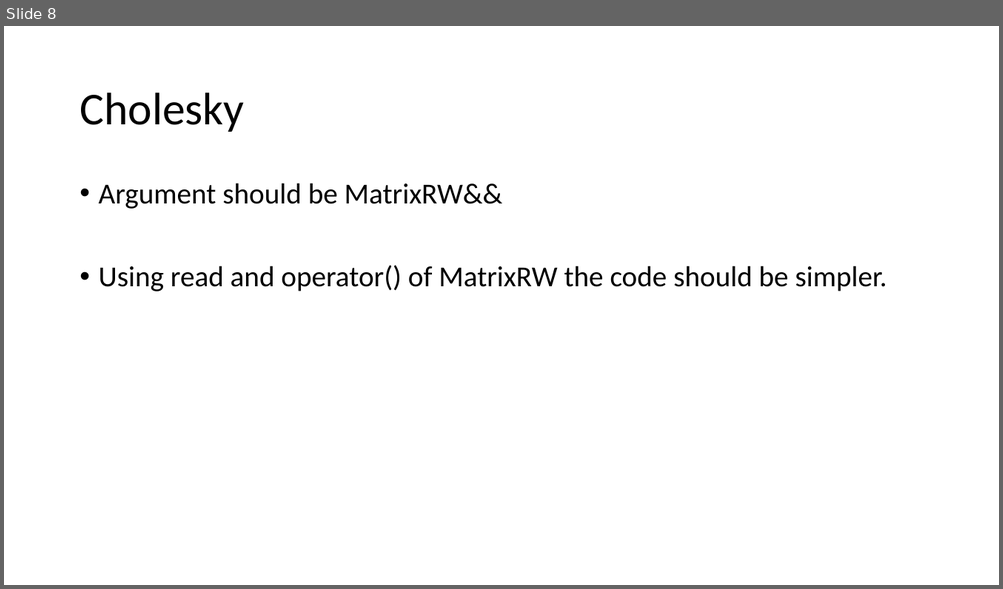
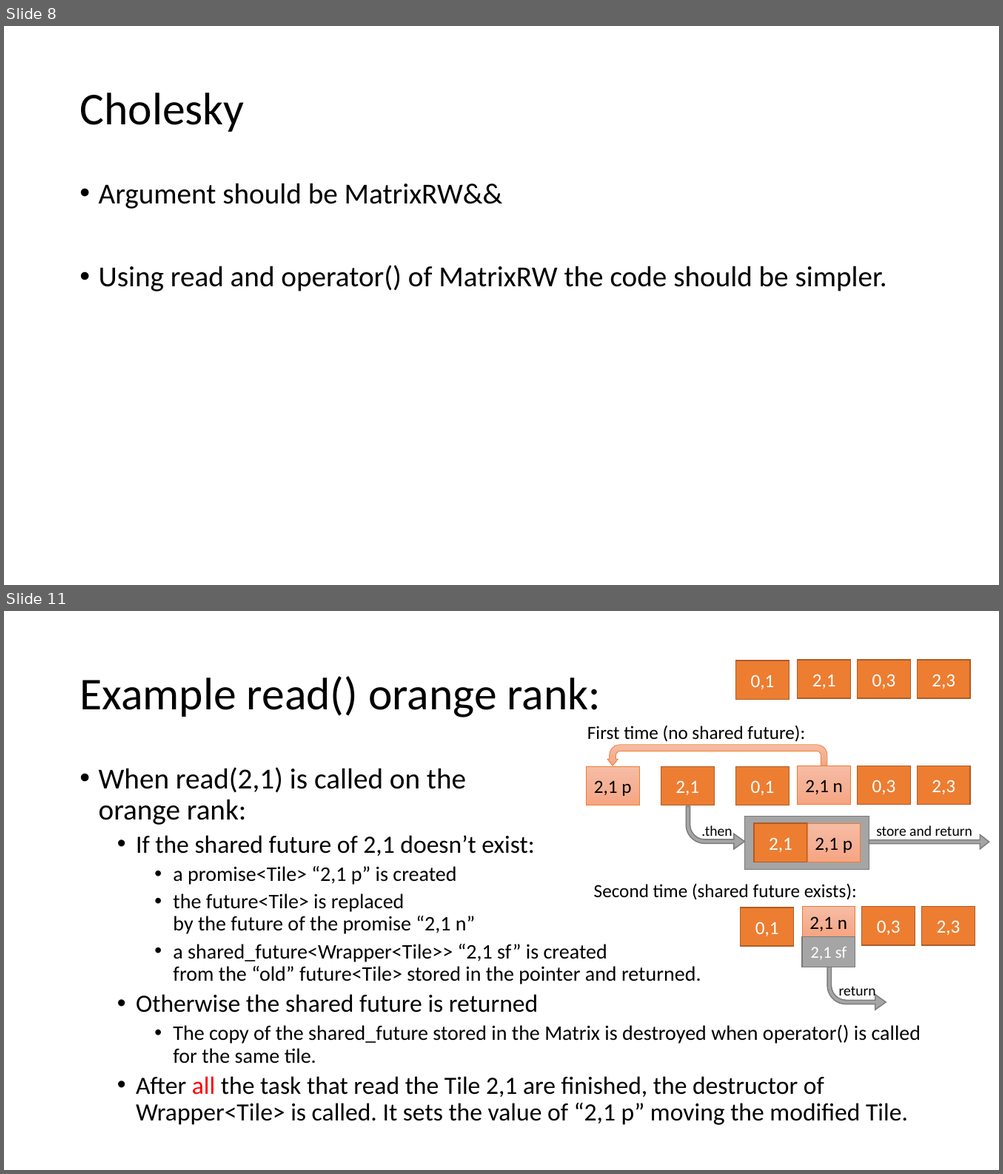
Before and after one commit to eth-cscs/DLA-Future, a slide deck: misc/code.pptx. Shown one above the other, each under a label of ours: slide 8 before the commit, slides 8 and 11 after it; the slides between them are not shown. The pictures are 1003x589 and 1003x1174 pixels, drawn with LibreOffice and Linux fonts; fonts in the diff are those of the drawing. Boxes give left, top, right and bottom in pixels: in the first picture for what was removed or moved away, otherwise in the second. Text is boxed around its words. In the diff, an @@ line names an element or a change of style, - is before the commit and + after.

```diff
--- a/misc/code.pptx
+++ b/misc/code.pptx
@@ slide 11 added at [4,611,999,1170], background #FFFFFF @@
@@ title added at [79,676,600,718], 44 pt, text #000000 @@
+Example read() orange rank:
@@ rectangle added at [736,661,789,700], fill #ED7D31, outline #AF5C24 1 pt, 18 pt, text #FFFFFF @@
+0,1
@@ rectangle added at [797,660,850,698], fill #ED7D31, outline #AF5C24 1 pt, 18 pt, text #FFFFFF @@
+2,1
@@ rectangle added at [856,660,910,698], fill #ED7D31, outline #AF5C24 1 pt, 18 pt, text #FFFFFF @@
+0,3
@@ rectangle added at [917,660,970,698], fill #ED7D31, outline #AF5C24 1 pt, 18 pt, text #FFFFFF @@
+2,3
@@ text added at [587,725,805,742], 18 pt, text #000000 @@
+First time (no shared future):
@@ uturn arrow added at [608,744,828,766], fill gradient #F7BDA5 to #F5B196 to #F8A582, outline #ED7D31 0.5 pt @@
@@ text added at [99,767,921,1125], 20 pt, text #000000 @@
+• When read(2,1) is called on the
+  orange rank:
+  • If the shared future of 2,1 doesn’t exist:
+    • a promise<Tile> “2,1 p” is created
+    • the future<Tile> is replaced
+      by the future of the promise “2,1 n”
+    • a shared_future<Wrapper<Tile>> “2,1 sf” is created
+      from the “old” future<Tile> stored in the pointer and returned.
+  • Otherwise the shared future is returned
+    • The copy of the shared_future stored in the Matrix is destroyed when operator() is called for the same tile.
+  • After all the task that read the Tile 2,1 are finished, the destructor of Wrapper<Tile> is called. It sets the value of “2,1 p” moving the modified Tile.
@@ rectangle added at [586,767,639,806], fill gradient #F7BDA5 to #F5B196 to #F8A582, outline #ED7D31 0.5 pt, 18 pt, text #000000 @@
+2,1 p
@@ rectangle added at [660,767,714,806], fill #ED7D31, outline #AF5C24 1 pt, 18 pt, text #FFFFFF @@
+2,1
@@ rectangle added at [736,767,789,806], fill #ED7D31, outline #AF5C24 1 pt, 18 pt, text #FFFFFF @@
+0,1
@@ rectangle added at [797,766,850,805], fill gradient #F7BDA5 to #F5B196 to #F8A582, outline #ED7D31 0.5 pt, 18 pt, text #000000 @@
+2,1 n
@@ rectangle added at [856,766,910,805], fill #ED7D31, outline #AF5C24 1 pt, 18 pt, text #FFFFFF @@
+0,3
@@ rectangle added at [917,766,970,805], fill #ED7D31, outline #AF5C24 1 pt, 18 pt, text #FFFFFF @@
+2,3
@@ bent arrow added at [686,806,744,849], fill #A5A5A5, outline #7A7A7A 1 pt @@
@@ text added at [701,826,731,840], 14 pt, text #000000 @@
+.then
@@ rectangle added at [744,817,869,870], fill #A5A5A5, outline #7A7A7A 1 pt @@
@@ rectangle added at [754,823,807,863], fill #ED7D31, outline #AF5C24 1 pt, 18 pt, text #FFFFFF @@
+2,1
@@ rectangle added at [807,823,859,863], fill gradient #F7BDA5 to #F5B196 to #F8A582, outline #ED7D31 0.5 pt, 18 pt, text #000000 @@
+2,1 p
@@ text added at [876,826,972,840], 14 pt, text #000000 @@
+store and return
@@ right arrow added at [869,834,989,849], fill #A5A5A5, outline #7A7A7A 1 pt @@
@@ text added at [594,883,856,900], 18 pt, text #000000 @@
+Second time (shared future exists):
@@ rectangle added at [740,908,794,947], fill #ED7D31, outline #AF5C24 1 pt, 18 pt, text #FFFFFF @@
+0,1
@@ rectangle added at [802,906,854,937], fill gradient #F7BDA5 to #F5B196 to #F8A582, outline #ED7D31 0.5 pt, 18 pt, text #000000 @@
+2,1 n
@@ rectangle added at [862,906,915,945], fill #ED7D31, outline #AF5C24 1 pt, 18 pt, text #FFFFFF @@
+0,3
@@ rectangle added at [922,906,975,945], fill #ED7D31, outline #AF5C24 1 pt, 18 pt, text #FFFFFF @@
+2,3
@@ rectangle added at [802,937,854,968], fill #A5A5A5, outline #7A7A7A 1 pt, 16 pt, text #FFFFFF @@
+2,1 sf
@@ bent arrow added at [827,968,885,1010], fill #A5A5A5, outline #7A7A7A 1 pt @@
@@ text added at [839,986,876,1000], 14 pt, text #000000 @@
+return
```
Also in this commit, not shown: 2 slides changed, 4 other slides added, 3 other files.
